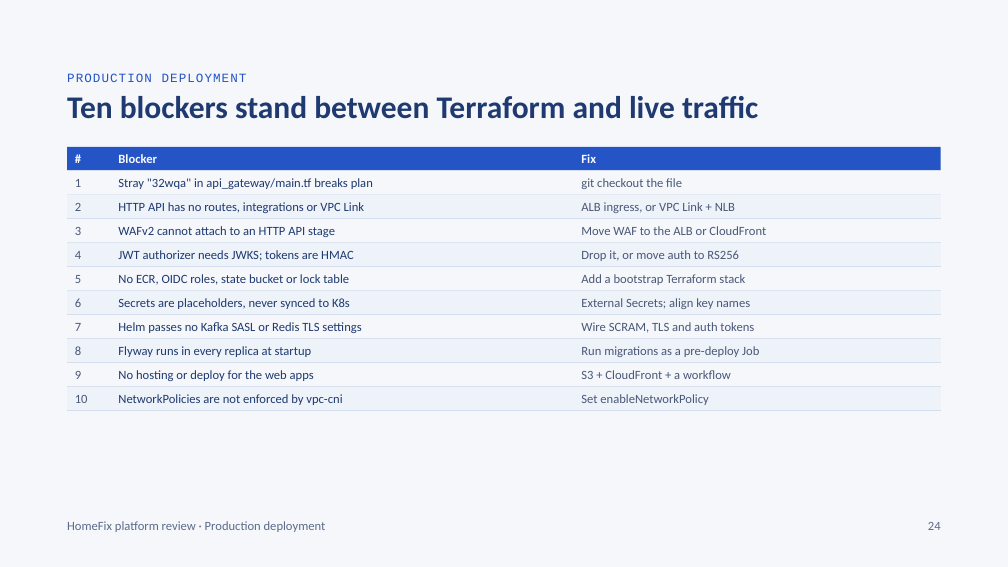
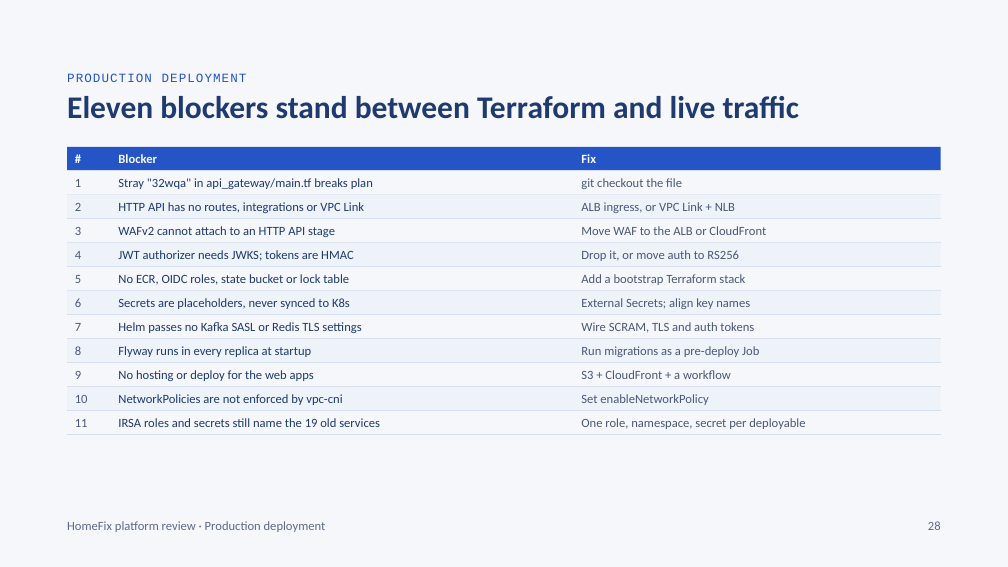
Before and after one commit to KripaGIT009/home-fix, a slide deck: slide 28 of docs/HomeFix_Design_Deck.pptx (slide 24 before the commit). Drawn at 1008x567 pixels with LibreOffice and Linux fonts; fonts in the diff are those of the drawing. Boxes give left, top, right and bottom in pixels: in the first picture for what was removed or moved away, otherwise in the second. Text is boxed around its words. In the diff, an @@ line names an element or a change of style, - is before the commit and + after.

```diff
--- a/docs/HomeFix_Design_Deck.pptx
+++ b/docs/HomeFix_Design_Deck.pptx
@@ text at bbox=[67, 96, 799, 119]: text changed @@
-Ten blockers stand between Terraform and live traffic
+Eleven blockers stand between Terraform and live traffic
@@ text added at bbox=[75, 419, 88, 427], 12 pt, text #4A5878 @@
+11
@@ text added at bbox=[118, 418, 380, 427], 12 pt, text #1F3A70 @@
+IRSA roles and secrets still name the 19 old services
@@ text added at bbox=[581, 418, 805, 429], 12 pt, text #4A5878 @@
+One role, namespace, secret per deployable
@@ line added from (67, 435) to (111, 435), #D5DEEC 0.5 pt @@
@@ line added from (111, 435) to (574, 435), #D5DEEC 0.5 pt @@
@@ line added from (574, 435) to (941, 435), #D5DEEC 0.5 pt @@
@@ text at bbox=[928, 521, 941, 530]: text changed @@
-24
+28
```
Also in this commit, not shown: 26 other slides changed, 7 slides added, 2 slides removed, 8 other files.
